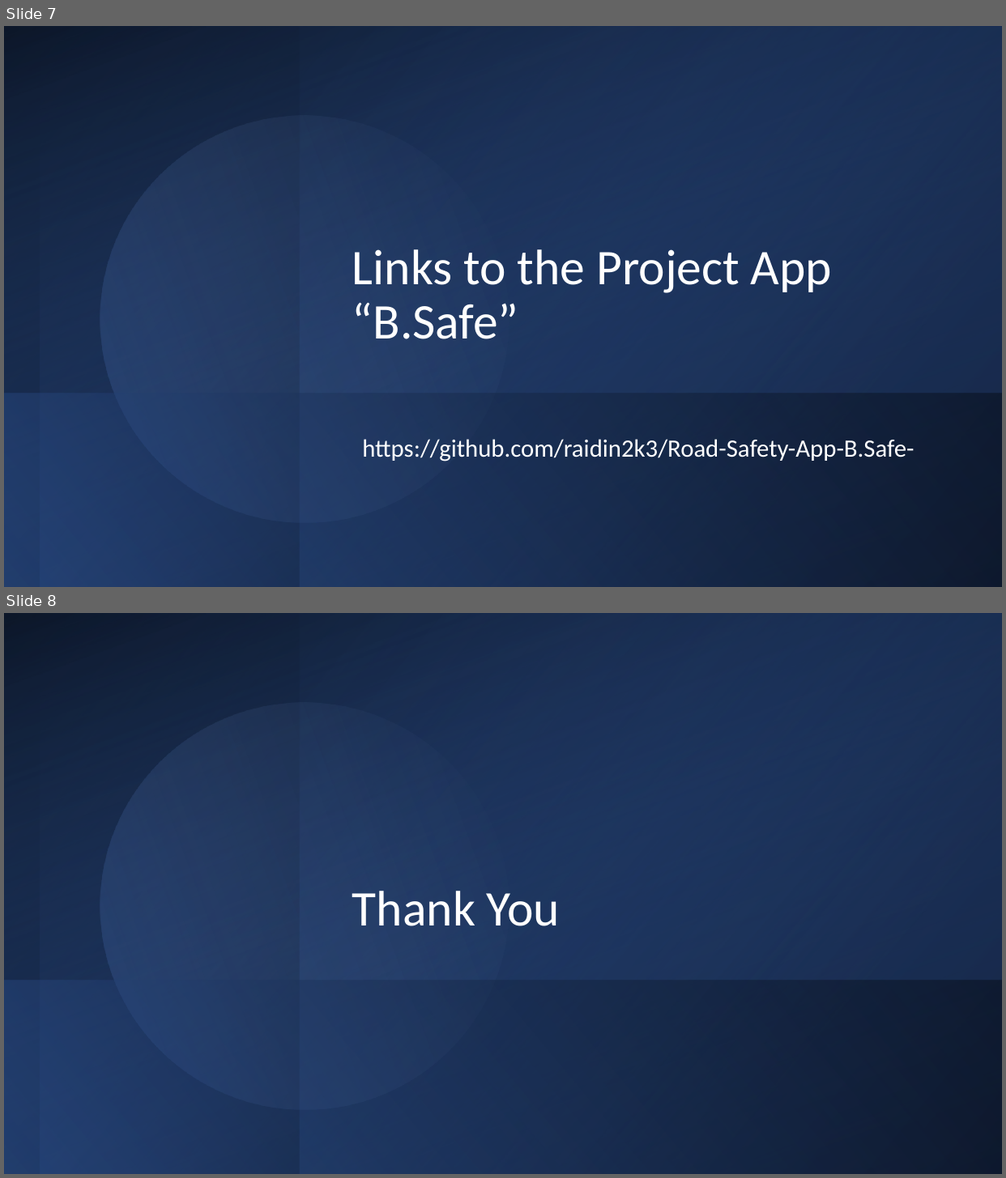
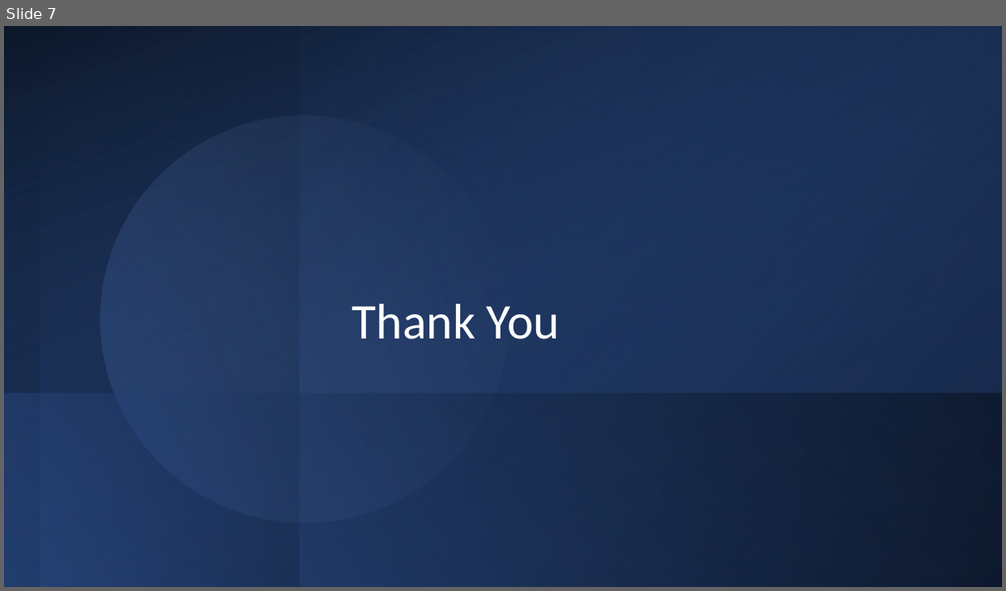
Before and after one commit to raidin2k3/B.Safe, a slide deck: Road-Safety-App-B.Safe.pptx. Shown one above the other, each under a label of ours: slides 7 and 8 before the commit, slide 7 after it. The pictures are 1006x1178 and 1006x591 pixels, drawn with LibreOffice and Linux fonts; fonts in the diff are those of the drawing. Boxes give left, top, right and bottom in pixels: in the first picture for what was removed or moved away, otherwise in the second. Text is boxed around its words. In the diff, an @@ line names an element or a change of style, - is before the commit and + after.

```diff
--- a/Road-Safety-App-B.Safe.pptx
+++ b/Road-Safety-App-B.Safe.pptx
@@ slide 7 removed at [4,26,1002,587], background #FFFFFF @@
@@ rectangle removed at [4,26,1002,587] @@
@@ rectangle removed at [4,26,299,587] @@
@@ rectangle removed at [4,26,1002,587] @@
@@ rectangle removed at [40,26,1002,587] @@
@@ rectangle removed at [300,27,1002,587] @@
@@ ellipse removed at [68,84,541,555] @@
@@ title removed at [352,250,832,339] @@
-Links to the Project App “B.Safe”
@@ rectangle removed at [4,394,1002,587] @@
@@ text removed at [362,439,914,462] @@
-https://github.com/raidin2k3/Road-Safety-App-B.Safe-
@@ what was slide 8 is now slide 7 @@
```
